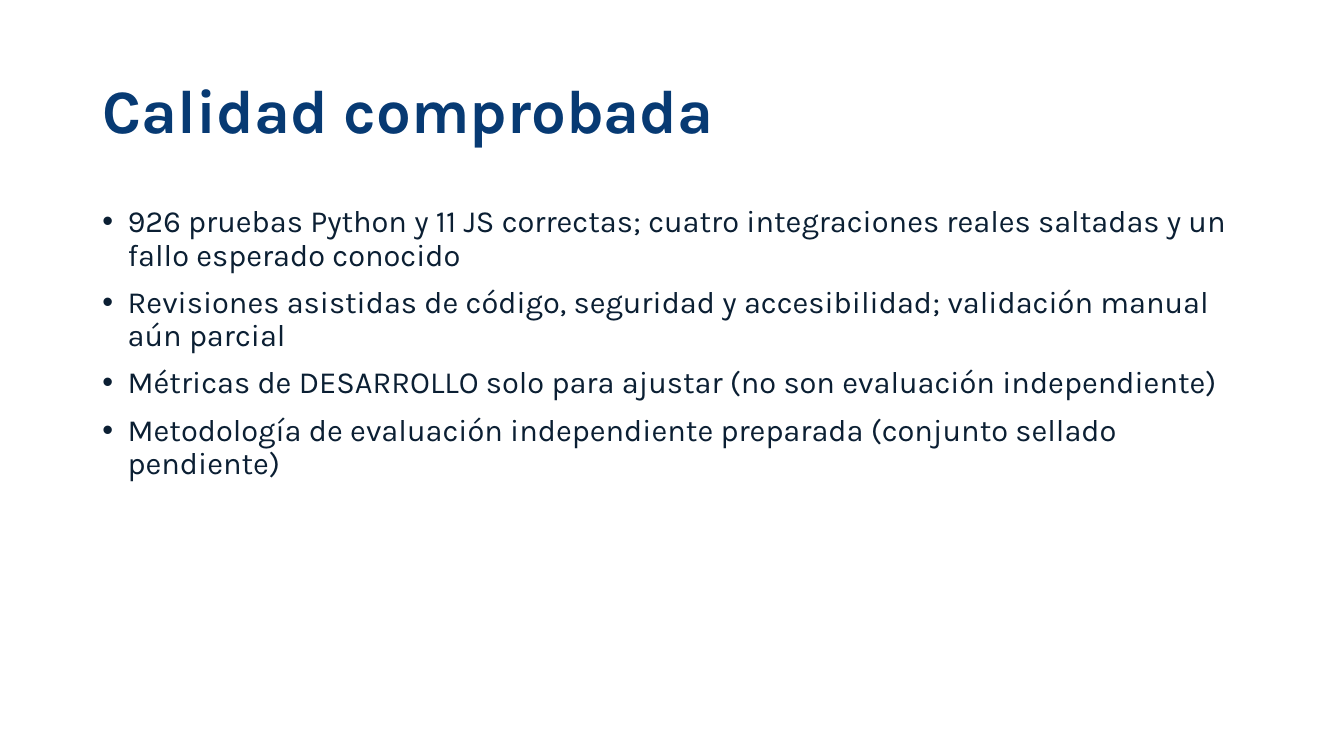
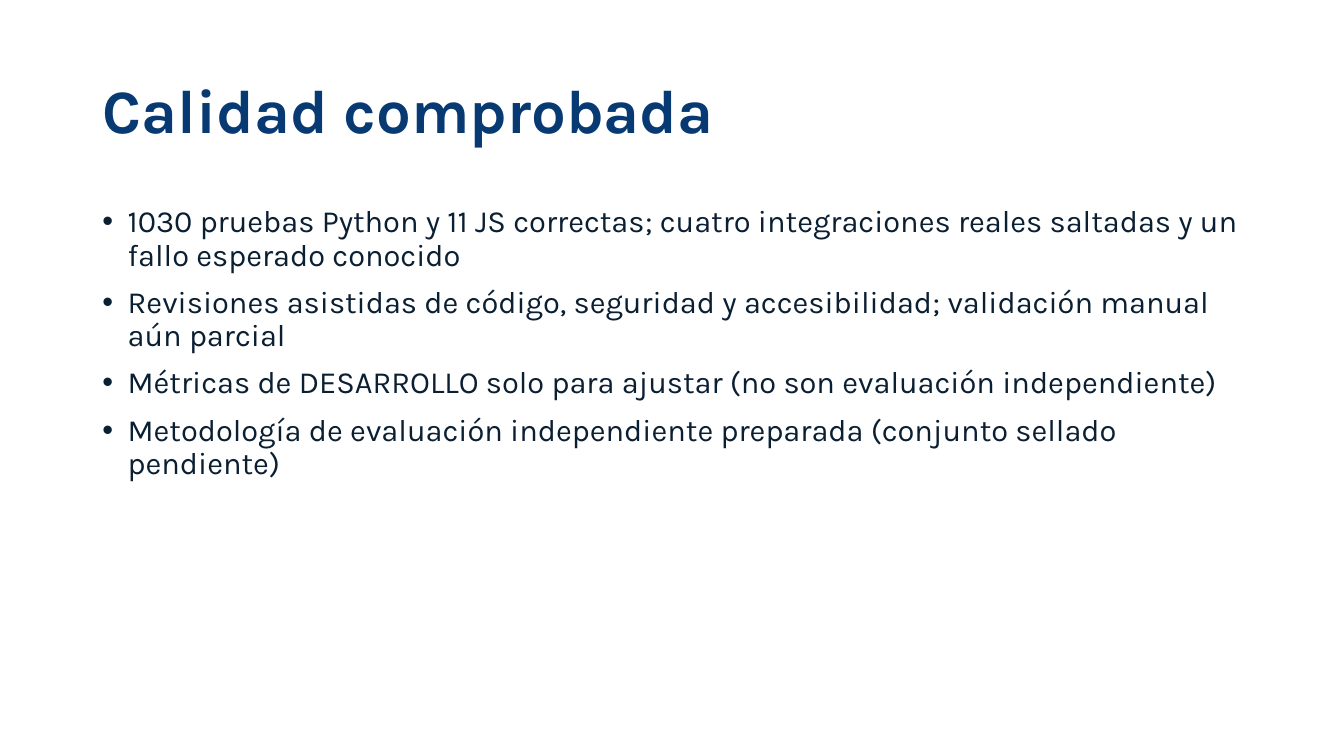
Before and after one commit to diegoalmajano/hackaton-finance-antifraude, a slide deck: slide 10 of docs/entrega/Presentacion_Asistente_Antifraude.pptx. Drawn at 1344x756 pixels with LibreOffice and Linux fonts; fonts in the diff are those of the drawing. Boxes give left, top, right and bottom in pixels: in the first picture for what was removed or moved away, otherwise in the second. Text is boxed around its words. In the diff, an @@ line names an element or a change of style, - is before the commit and + after.

```diff
--- a/docs/entrega/Presentacion_Asistente_Antifraude.pptx
+++ b/docs/entrega/Presentacion_Asistente_Antifraude.pptx
@@ text at (x1=128, y1=211, x2=1237, y2=273): text changed @@
-• 926 pruebas Python y 11 JS correctas; cuatro integraciones reales saltadas y un fallo esperado conocido
+• 1030 pruebas Python y 11 JS correctas; cuatro integraciones reales saltadas y un fallo esperado conocido
```
Also in this commit, not shown: 20 other files.
